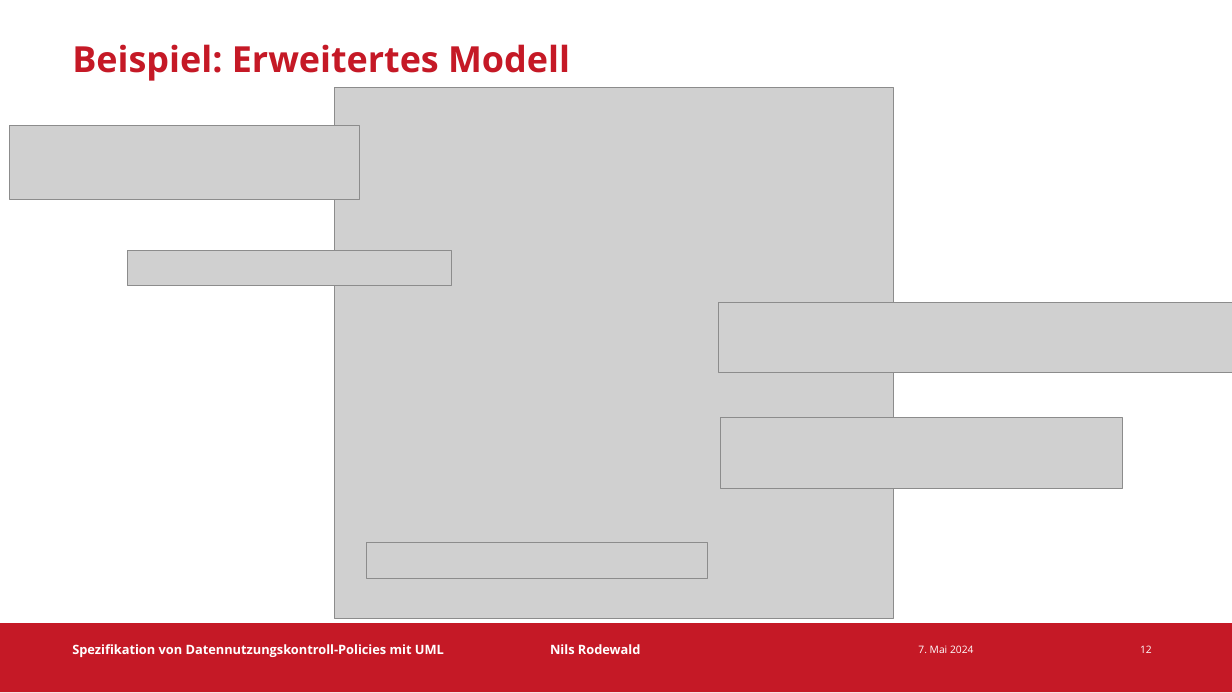
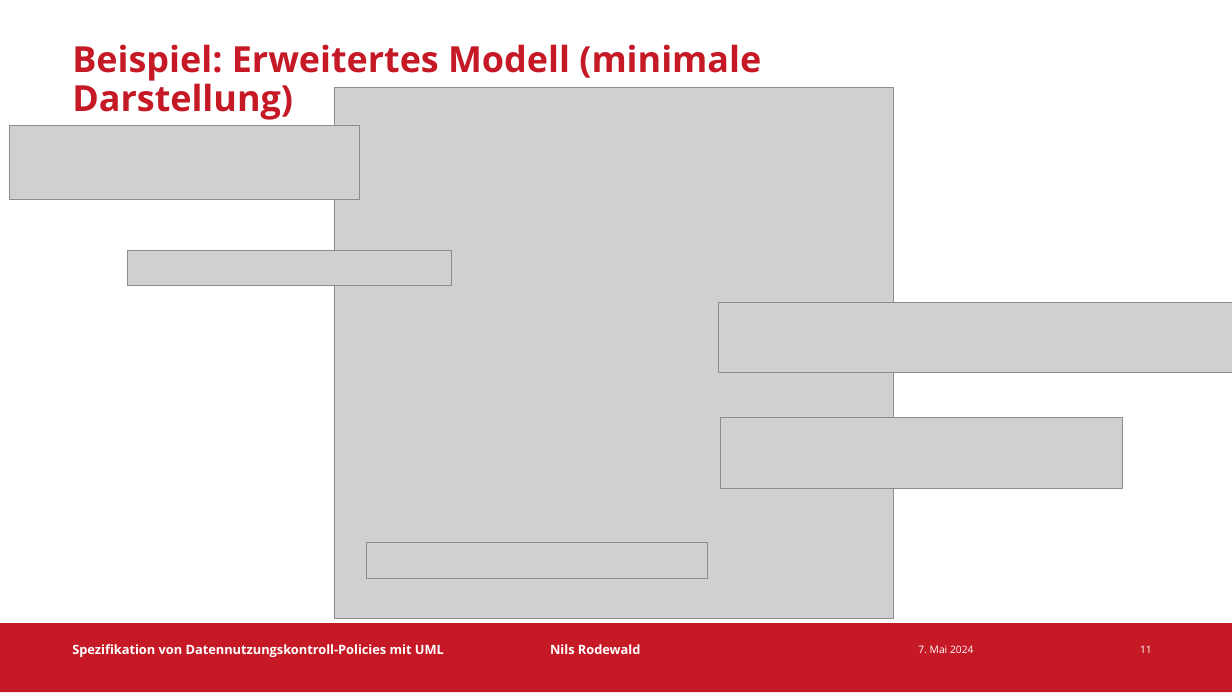
Before and after one commit to CARiSMA-Tool/carisma-tool, a slide deck: slide 11 of Zwischenvortrag/ZwischenvortragMitVorlage16_9.odp (slide 12 before the commit). Drawn at 1232x693 pixels with LibreOffice and Linux fonts; fonts in the diff are those of the drawing; grey boxes stand for pictures; background and template pictures are left out. Boxes give left, top, right and bottom in pixels: in the first picture for what was removed or moved away, otherwise in the second. Text is boxed around its words. In the diff, an @@ line names an element or a change of style, - is before the commit and + after.

```diff
--- a/Zwischenvortrag/ZwischenvortragMitVorlage16_9.odp
+++ b/Zwischenvortrag/ZwischenvortragMitVorlage16_9.odp
@@ title at (72, 44, 761, 120): text changed @@
-Beispiel: Erweitertes Modell
+Beispiel: Erweitertes Modell (minimale Darstellung)
@@ page number at (1140, 645, 1152, 653): text changed @@
-12
+11
```
Also in this commit, not shown: 2 other slides changed.
